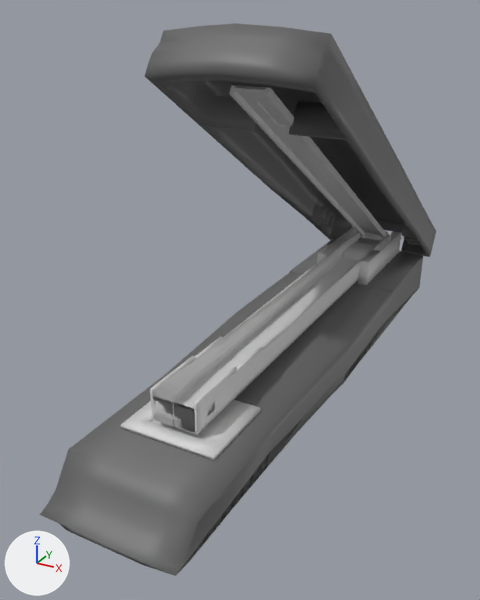
Renders of the FBX model Assets/LevelDesign/Art/Models/Stapler.fbx from each side of a commit.
Rendered twice from a 50 mm camera at (0.365, -1.28, 0.529) aimed at (-0.072, -0.487, 0.132). The axes (+X, +Y, +Z) are drawn at lower left. The lights are the same throughout.
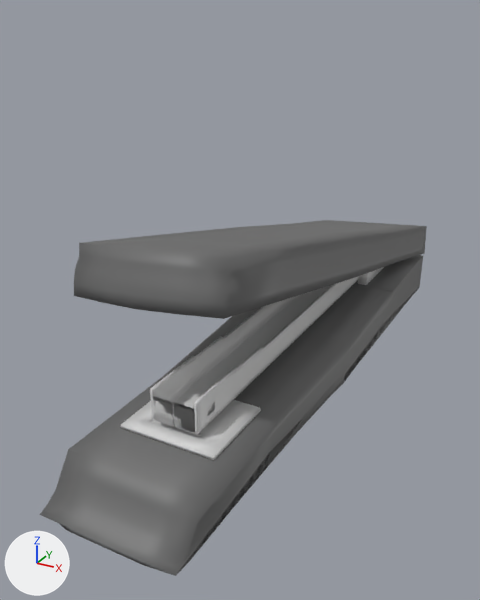
The change, as a diff of the scene's bpy script:
```diff
--- a/Assets/LevelDesign/Art/Models/Stapler.fbx.py
+++ b/Assets/LevelDesign/Art/Models/Stapler.fbx.py
@@ me_circle_003 @@
 me_circle_003.from_pydata(...)  # 2511 vertices, 2676 faces; spans x -0.129..0.087, y -0.875..0.059, z 0.001..0.513
 # used by ob_circle_004; location = (0.0, 0.0, 0.0)
+# me_circle_003 part 1: the loose piece of 472 vertices spanning x -0.129..0.087, y -0.631..0.059, z 0.063..0.513 is deleted
+# me_circle_003 part 2: the loose piece of 156 vertices spanning x -0.047..0.005, y -0.559..0.021, z 0.082..0.444 is deleted
 me_circle_003.materials.append(mat_silver)
@@ me_circle_001 @@
+me_circle_001.from_pydata(...)  # 628 vertices, 621 faces; spans x -0.173..0.08, y -0.749..0.023, z 0.057..0.29
+# faces by material slot: [147, 474]
+me_circle_001.materials.append(mat_silver)  # light grey #d5d5d5
+me_circle_001.materials.append(mat_material)  # dark grey #696969
@@ ob_circle_001 @@
+ob_circle_001 = bpy.data.objects.new('Circle.001', me_circle_001)
+ob_circle_001.location = (0.0, 0.0, 0.0)
```

Changed parts and their boxes [x1, y1, x2, y2] in the pictures (480 x 600 px):
'Circle.004', reshaped
    before: [40, 23, 436, 576]
    after: [40, 255, 423, 576]
'Circle.001', added
    after: [74, 220, 427, 319]
part 1 of me_circle_003, deleted
    before: [145, 23, 436, 257]
part 2 of me_circle_003, deleted
    before: [229, 85, 390, 243]
